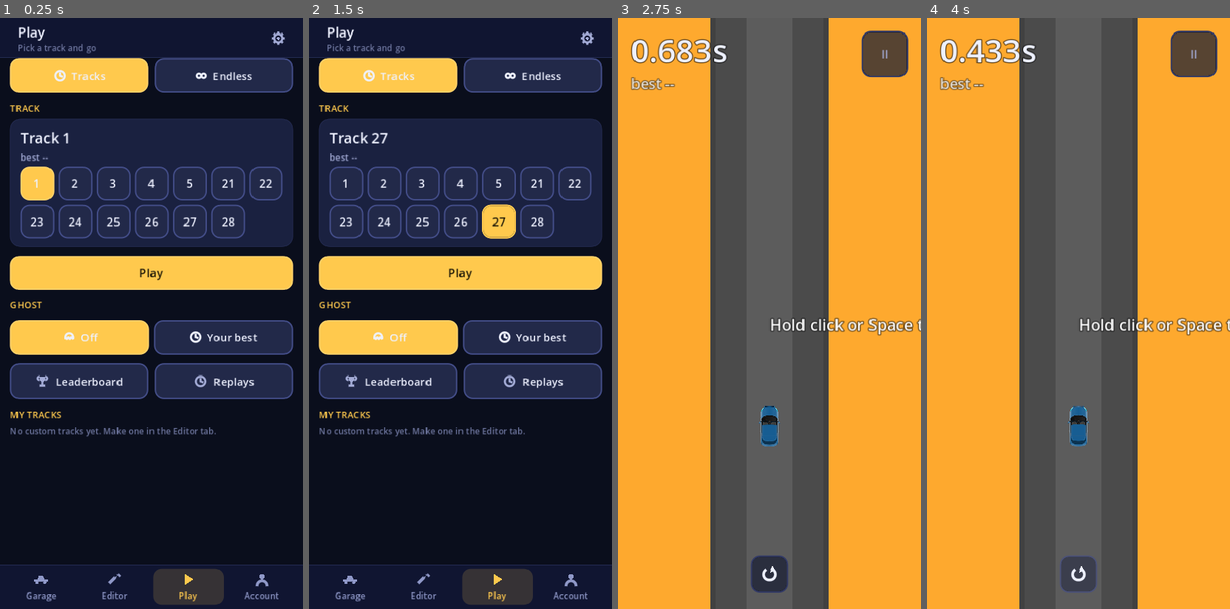
Above: before the commit, frames 1-4 (left to right).
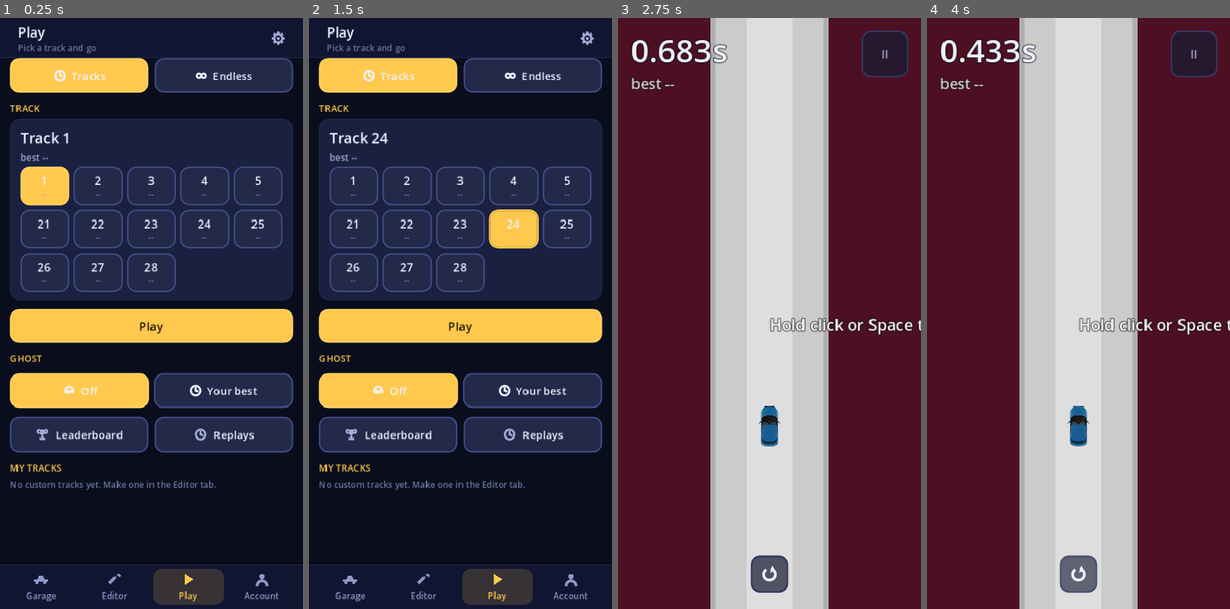
Above: after the commit, the same moments.

Repository: PolarNA0/Driftslinger-race
Game: Godot game, scene res://scenes/main.tscn
The game is run twice, just before and just after one commit, with the same random seed, the same clock (stepped at 60 frames per second) and the same inputs.
Inputs (mouse positions are in pixels of both pictures, inside the frame that each line leads up to):
- Up to frame 1 (0.25 s): no input
- Up to frame 2 (1.5 s): click (384, 183) at 0.5 s, where only the run before the commit has a clickable "2"; click (499, 218) at 1.25 s, where only the run before the commit has a clickable "27"
- Up to frame 3 (2.75 s): click "Play" at 2 s
- Up to frame 4 (4 s): click (1078, 573) at 2.75 s; click (1078, 573) at 3.5 s

The runs differ from the first frame. In frame 1, 29% of the frame differs, in the area x 3-97%, y 25-80%; in frame 2, 29%; in frame 3, 99%; in frame 4, 99%, in the area x 0-100%, y 0-100%.

Commit message:
Show each track's best time under its chip
The Play tab only listed track numbers, so the only place a best time
appeared was under the currently selected track. Signing in on a fresh
device therefore looked like it had lost every PB, even when the account
held them: the server's runs were merged into the local store *after* the
chips had already been rebuilt, so the grid drew the old (usually empty)
times and nothing redrew it.

Each chip now carries the number with the player's best under it, as the
old JS client's `Track 3<small>10.14</small>` read, and `_after_sign_in`
syncs before it refreshes.

The grid goes from seven columns to five. At seven a chip has 28px of
content and a "10.142s" best needs 32px, so every real PB clipped. Five
gives 44px, and thirteen tracks over five columns is three rows, which
still leaves the Play button at y=404 of 820.

The merge is split out of the fetch (`_merge_my_runs`, `_merge_my_endless`)
so the sign-in path is testable without a network. `verify_ui` now measures
both chip labels against a seeded realistic PB rather than the "--" of a
fresh install, and asserts the seeded time actually reached the chip; at
seven columns it fails with "clips '10.142s': text 37.0 > 34.0 avail".

Co-authored-by: openhands <openhands@all-hands.dev>

Diff:
--- a/godot/scripts/app.gd
+++ b/godot/scripts/app.gd
@@ -80,6 +80,7 @@
 var mode_buttons := {}         # "speedrun"/"endless" -> Button
 var ghost_buttons := {}        # "off"/"self" -> Button
 var track_buttons := []        # one per track, in order
+var track_pb_labels := {}      # track number -> the Label under it showing the best
 var car_buttons := []
 var lb_title: Label
 var lb_note: Label
@@ -1201,12 +1202,16 @@
 	car_name_label.text = str(model["name"])
 
 
-# A grid of track numbers rather than full-width rows: thirteen tracks fit in two
-# rows, so the Play button stays on screen without scrolling on a phone.
+# A grid of track chips: the number with the player's best time under it, the way
+# the old JS client's `Track 3<small>10.14</small>` read. Five columns rather than
+# seven because a chip has to fit both a two-digit number and a "10.142" best - at
+# seven columns a chip has 28px of content and the time needs 32px, so it clipped.
+# Thirteen tracks over five columns is three rows, which still fits the tab.
 func _build_track_list(parent: Node) -> void:
 	track_buttons.clear()
+	track_pb_labels.clear()
 	var grid := GridContainer.new()
-	grid.columns = 7
+	grid.columns = 5
 	grid.size_flags_horizontal = Control.SIZE_EXPAND_FILL
 	grid.add_theme_constant_override("h_separation", 6)
 	grid.add_theme_constant_override("v_separation", 6)
@@ -1216,16 +1221,44 @@
 		b.toggle_mode = true
 		b.theme_type_variation = "GridChip"
 		b.size_flags_horizontal = Control.SIZE_EXPAND_FILL
-		b.clip_text = true
-		b.custom_minimum_size = Vector2(0, 44)
-		b.text = str(s)
+		b.custom_minimum_size = Vector2(0, 54)
 		b.set_meta("track", s)
 		b.pressed.connect(func():
 			menu_seed = s
 			Storage.set_pref("track", s)
 			_refresh_track_list())
+		# A Button draws no text of its own here; the number and the best are child
+		# Labels so they can differ in size and colour. IGNORE keeps the taps going to
+		# the button underneath.
+		var box := _col(0)
+		box.set_anchors_preset(Control.PRESET_FULL_RECT)
+		box.alignment = BoxContainer.ALIGNMENT_CENTER
+		box.mouse_filter = Control.MOUSE_FILTER_IGNORE
+		b.add_child(box)
+		var num := _label(str(s), 16)
+		num.horizontal_alignment = HORIZONTAL_ALIGNMENT_CENTER
+		num.clip_text = true
+		num.mouse_filter = Control.MOUSE_FILTER_IGNORE
+		box.add_child(num)
+		var pb := _label("--", 10)
+		pb.horizontal_alignment = HORIZONTAL_ALIGNMENT_CENTER
+		pb.clip_text = true
+		pb.add_theme_color_override("font_color", UiTheme.INK_DIM)
+		pb.mouse_filter = Control.MOUSE_FILTER_IGNORE
+		box.add_child(pb)
 		grid.add_child(b)
 		track_buttons.append(b)
+		track_pb_labels[s] = pb
+
+
+# The per-track best under each chip, so the grid answers "which have I run?"
+# without opening every track. Only the built-in chips are in the grid; custom
+# tracks have their own list.
+func _refresh_track_bests() -> void:
+	for s in track_pb_labels:
+		var pb: Label = track_pb_labels[s]
+		var best: Variant = Storage.get_best_time(int(s))
+		pb.text = "--" if best == null else _fmt_time(float(best))
 
 
 func _show_tracks() -> void:
@@ -1236,6 +1269,7 @@
 	_refresh_track_visibility()
 	for b in track_buttons:
 		b.button_pressed = (int(b.get_meta("track")) == menu_seed)
+	_refresh_track_bests()
 	if play_track_label == null:
 		return
 	if CustomTracks.has(menu_seed):
@@ -1568,8 +1602,12 @@
 # list change, their times come back from the server, and the guest queue can go.
 func _after_sign_in() -> void:
 	_refresh_account_page()
+	# Pull the account's runs down before rebuilding the chips: `_sync_my_runs` writes
+	# the server bests into the local store, so refreshing first would draw the chips
+	# with the previous account's (or guest) times and they would not update again
+	# until something else triggered a redraw.
+	await _sync_my_runs()
 	_refresh_track_list()
-	await _sync_my_runs()
 	await _flush_queue()
 
 
@@ -1598,8 +1636,19 @@
 # write, so a better local time is never lost to a worse server one.
 func _sync_my_runs() -> void:
 	var runs: Variant = await Api.fetch_my_runs()
-	if runs == null:
-		return
+	if runs != null:
+		_merge_my_runs(runs)
+	# Endless distances come down too: the account is the source of truth, so a fresh
+	# device pulls its endless bests back rather than showing nothing.
+	var endless: Variant = await Api.fetch_my_endless()
+	if endless != null:
+		_merge_my_endless(endless)
+	_refresh_track_list()
+
+
+# Fold the server's own runs into the local store. Split out from the fetch so the
+# merge can be tested without a network.
+func _merge_my_runs(runs: Array) -> void:
 	for r in runs:
 		var row: Dictionary = r
 		var seed := int(row["track"])
@@ -1615,18 +1664,16 @@
 		# and without one the board cannot play it back.
 		if Storage.get_replay(seed) == null:
 			Storage.save_replay(seed, Replay.make_replay(seed, Replay.decode_steps(str(steps)), time))
-	# Endless distances come down too: the account is the source of truth, so a fresh
-	# device pulls its endless bests back rather than showing nothing.
-	var endless: Variant = await Api.fetch_my_endless()
-	if endless != null:
-		for e in endless:
-			var erow: Dictionary = e
-			var eseed := int(erow["seed"])
-			var emetres := float(erow["metres"])
-			var eprev: Dictionary = Storage.get_record(eseed)
-			if emetres > float(eprev.get("dist", 0.0)):
-				Storage.save_record(eseed, emetres, int(eprev.get("corners", 0)))
-	_refresh_track_list()
+
+
+func _merge_my_endless(rows: Array) -> void:
+	for e in rows:
+		var erow: Dictionary = e
+		var eseed := int(erow["seed"])
+		var emetres := float(erow["metres"])
+		var eprev: Dictionary = Storage.get_record(eseed)
+		if emetres > float(eprev.get("dist", 0.0)):
+			Storage.save_record(eseed, emetres, int(eprev.get("corners", 0)))
 
 
 # Send anything the queue is holding. A guest's runs wait here until they sign in.
--- a/godot/tools/verify_ui.gd
+++ b/godot/tools/verify_ui.gd
@@ -75,19 +75,41 @@
 	await process_frame
 	if not app.track_section.visible:
 		_fail("track chooser hidden in speedrun")
-	# Every track number must fit inside its chip. The chips are `clip_text`, so a chip
-	# narrower than its label silently drops the last digit ("27" reads as "2") - which
-	# is exactly what the 7-wide grid did at phone width before GridChip's tight padding.
+	# Every track chip must fit its number AND its best time. Both are `clip_text`,
+	# so a chip narrower than its label silently drops the last digit ("27" reads as
+	# "2", and a best of "10.142s" loses its tail) - which is exactly what the 7-wide
+	# grid did at phone width.
+	# A fresh install shows "--", which is the shortest possible best, so seed a
+	# realistic time first or this check would pass while every real PB clipped.
+	var seed_track: int = Tracks.MENU_TRACKS[0]
+	var snapshot: Variant = Storage._read("times.v1", {})
+	Storage.save_best_time(seed_track, 10.1416)
+	app._refresh_track_list()
+	await process_frame
 	for b in app.track_buttons:
 		if not b.is_visible_in_tree():
 			continue
-		var fs: int = b.get_theme_font_size("font_size")
-		var f: Font = b.get_theme_font("font")
-		var tw := f.get_string_size(b.text, HORIZONTAL_ALIGNMENT_LEFT, -1, fs).x
-		var sb: StyleBox = b.get_theme_stylebox("normal")
-		var avail: float = b.size.x - float(sb.content_margin_left) - float(sb.content_margin_right)
-		if tw > avail + 0.5:
-			_fail("track chip '%s' clips its number: text %.1f > %.1f avail" % [b.text, tw, avail])
+		var box: Node = b.get_child(0)
+		for l in box.get_children():
+			var lbl := l as Label
+			if lbl == null:
+				continue
+			var fs: int = lbl.get_theme_font_size("font_size")
+			var f: Font = lbl.get_theme_font("font")
+			var tw := f.get_string_size(lbl.text, HORIZONTAL_ALIGNMENT_LEFT, -1, fs).x
+			var sb: StyleBox = b.get_theme_stylebox("normal")
+			var avail: float = b.size.x - float(sb.content_margin_left) - float(sb.content_margin_right)
+			if tw > avail + 0.5:
+				_fail("track chip '%s' clips '%s': text %.1f > %.1f avail" % [
+					b.get_meta("track"), lbl.text, tw, avail])
+	# The seeded time must actually have reached the chip, or the check above proves
+	# nothing about a real PB.
+	var seeded: Label = app.track_pb_labels[seed_track]
+	if not seeded.text.contains("10.14"):
+		_fail("track chip did not show the seeded best (got '%s')" % seeded.text)
+	Storage._write("times.v1", snapshot)
+	app._refresh_track_list()
+	await process_frame
 	app._set_mode("endless")
 	await process_frame
 	if app.track_section.visible:
